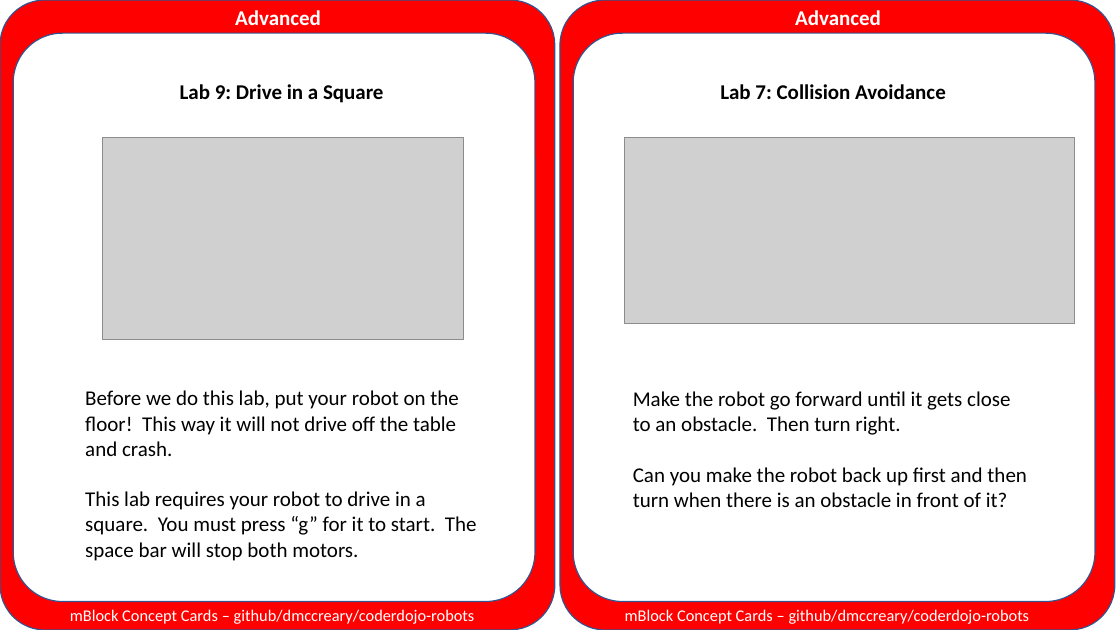
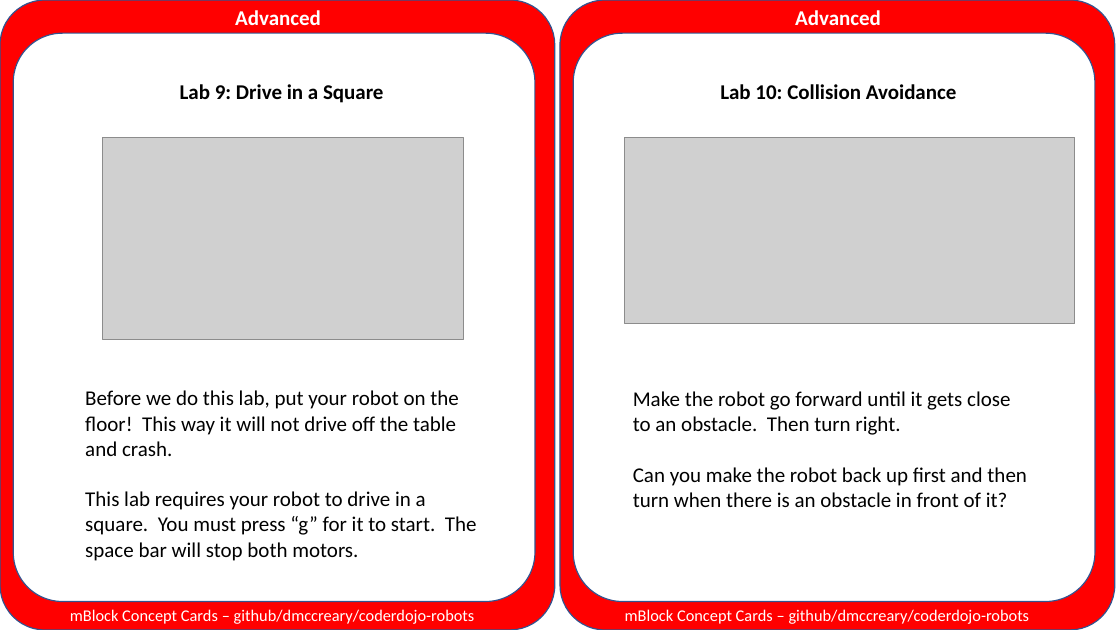
Before and after one commit to dmccreary/coderdojo-robots, a slide deck: slide 5 of docs/mbot/mBlock-concept-cards.pptx. Drawn at 1120x630 pixels with LibreOffice and Linux fonts; fonts in the diff are those of the drawing; grey boxes stand for pictures. Boxes give left, top, right and bottom in pixels: in the first picture for what was removed or moved away, otherwise in the second. Text is boxed around its words. In the diff, an @@ line names an element or a change of style, - is before the commit and + after.

```diff
--- a/docs/mbot/mBlock-concept-cards.pptx
+++ b/docs/mbot/mBlock-concept-cards.pptx
@@ text at <box>720,84,957,99</box>: text changed @@
-Lab 7: Collision Avoidance
+Lab 10: Collision Avoidance
```
Also in this commit, not shown: 17 other files.
